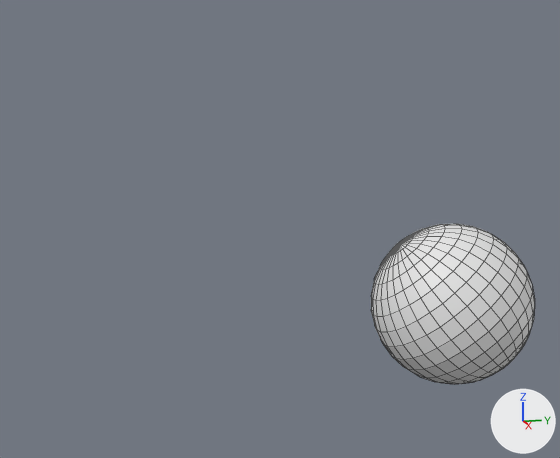
The Blender file model/ball.blend, before and after one commit.
Before and after are seen from a camera (50 mm lens) standing at (10.72, -4.26, 4.55) and looking at (0.99, -1.97, 2.85). The axes (+X, +Y, +Z) are drawn at lower right. The lights are the same throughout. The picture after the commit comes second. Mesh edges are drawn as thin lines.

Script lines for the objects in view, before the commit:
```python
me_sphere = bpy.data.meshes.new('Sphere')
me_sphere.from_pydata(...)  # a UV sphere (32 segments, 16 rings, poles along z) spanning x -1.0..1.0, y -1.0..1.0, z -1.0..1.0
me_sphere.materials.append(mat_material_check)  # its picture is missing
ob_ball = bpy.data.objects.new('ball', me_sphere)
ob_ball.location = (2.0, 0.0, 2.0)
ob_ball.rotation_euler = (0.23, -0.686, 0.984)  # degrees (13, -39, 56)
```
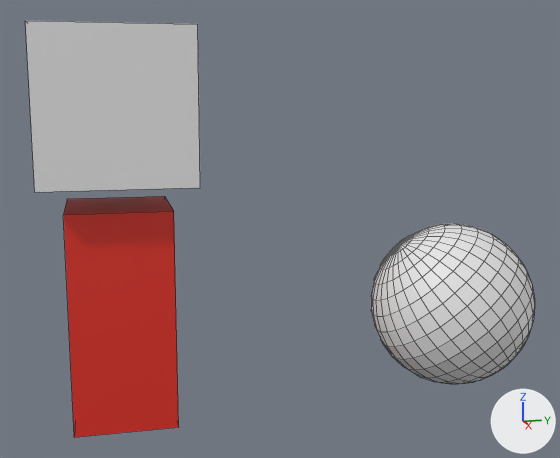
The newer file is also turned or shifted as a whole; pictures and numbers use the older file's frame.

The change in detail:
Material 'MaterialRed' (mat_materialred) is new.
Its base color is (0.8, 0.0288, 0.0149) (red #e72f21).
Mesh me_cube_001 is new.
It is a box spanning x -1.0..1.0, y -1.0..1.0, z -1.0..1.0.
Mesh me_cube is new.
It is a box spanning x -1.0..1.0, y -1.0..1.0, z -1.0..1.0.
It uses material mat_materialred (red #e72f21).
Object 'Cube.B' (ob_cube_b) is new; it shows me_cube_001.
Its location is (0.0, -4.0, 4.42).
Object 'Cube' (ob_cube) is new; it shows me_cube.
Its location is (0.0, -4.0, 1.61).
Its rotation in degrees is (0, 1, 0).
Its scale is (0.689, 0.689, 1.49).

Pixel boxes [x1, y1, x2, y2] of what changed, in the pictures (560 x 458 px):
'Cube.B', added: after [25, 21, 200, 192]
'Cube', added (red): after [64, 196, 179, 437]
